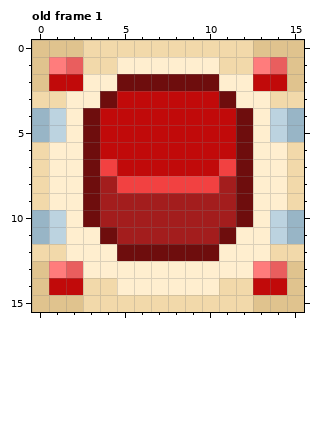
Pixel-art file -- ReWired/Assets/Sprites/GameObjects/button.aseprite. The first picture shows the starting point.
16x16 pixels, 1 frame. Shown: old frame 1. The commit also changed other frames, which this record leaves out.
After the commit:
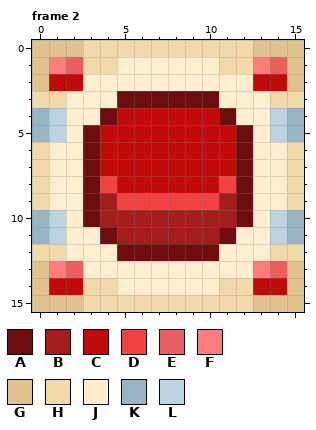
Palette (. is transparent): A #6e0d0d  B #a31d1d  C #c10a0a  D #f24141  E #e95e5e  F #ff7c7c  G #e0c38e  H #f2d9aa  J #ffeecf  K #98b5c6  L #bcd3e0
A new or re-ordered frame is compared with the old frame closest to it.
Change:
frames 1 -> 3
Frame 2 is new; against old frame 1, layer "Layer 3":
y 2: x 5..10 AAAAAA -> JJJJJJ
y 3: x 4..11 ACCCCCCA -> JAAAAAAJ
y 4: x 3..4 AC -> JA; x 11..12 CA -> AJ
y 7: x 4 D -> C; x 11 D -> C
y 8: x 4..11 BDDDDDDB -> DCCCCCCD
y 9: x 5..10 BBBBBB -> DDDDDD
Pixel boxes of the changes (left, top, right, bottom) in both pictures:
changed: (83, 74, 253, 210)
